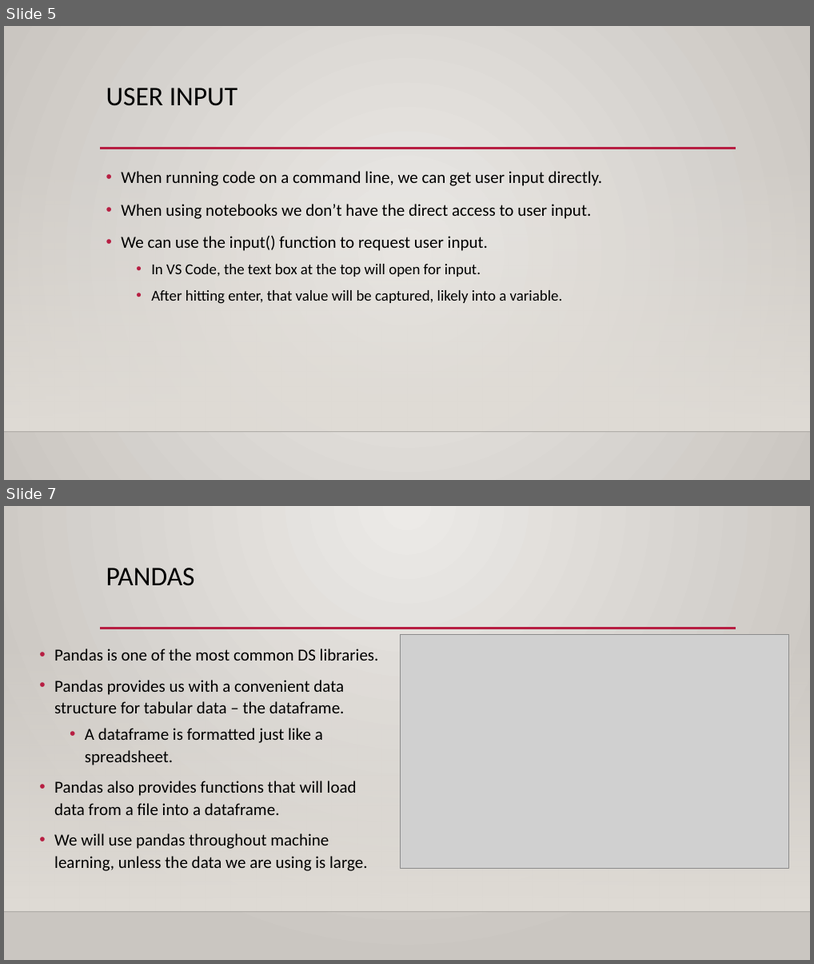
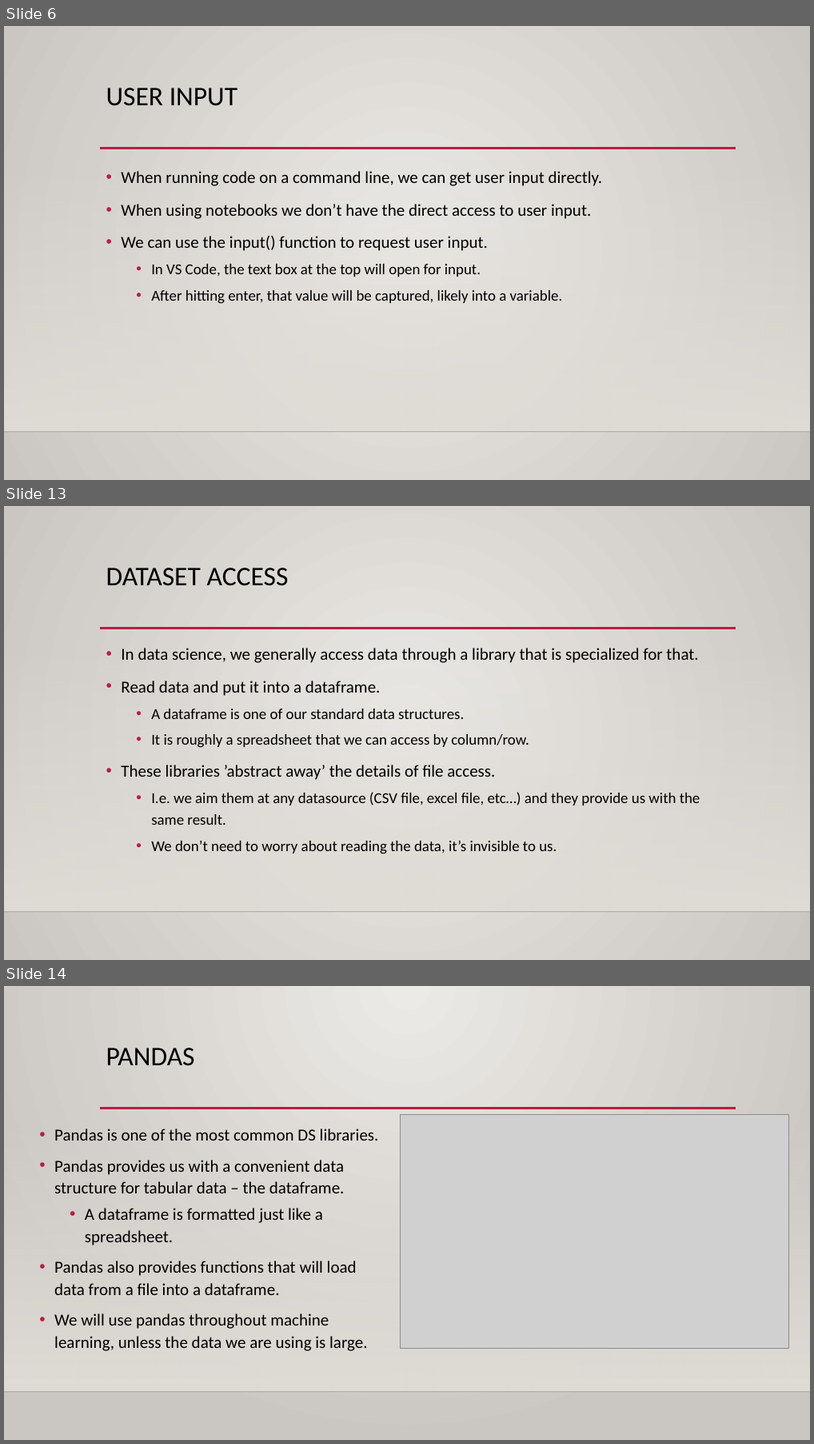
Before and after one commit to AkeemSemperDataScience/Programming_Basics_for_Machine_Learning_Students, a slide deck: reference_material/slides/005_file_access.pptx. Shown one above the other, each under a label of ours: slides 5 and 7 before the commit, slides 6, 13 and 14 after it; the slides between them are not shown. The pictures are 814x964 and 814x1444 pixels, drawn with LibreOffice and Linux fonts; fonts in the diff are those of the drawing; grey boxes stand for pictures; background and template pictures are left out. Boxes give left, top, right and bottom in pixels: in the first picture for what was removed or moved away, otherwise in the second. Text is boxed around its words. In the diff, an @@ line names an element or a change of style, - is before the commit and + after.

```diff
--- a/reference_material/slides/005_file_access.pptx
+++ b/reference_material/slides/005_file_access.pptx
@@ slide 13 added at (4,506,810,960), background gradient #ECEAE7 to #CAC7C1; not listed: 3 template elements that a slide beside it also shows @@
@@ title added at (106,568,289,586), 32 pt, text #000000 @@
+DATASET ACCESS
@@ text added at (121,648,701,854), 18 pt, text #000000 @@
+• In data science, we generally access data through a library that is specialized for that.
+• Read data and put it into a dataframe.
+  • A dataframe is one of our standard data structures.
+  • It is roughly a spreadsheet that we can access by column/row.
+• These libraries ’abstract away’ the details of file access.
+  • I.e. we aim them at any datasource (CSV file, excel file, etc…) and they provide us with the same result.
+  • We don’t need to worry about reading the data, it’s invisible to us.
@@ what was slide 5 is now slide 6 @@
@@ what was slide 7 is now slide 14 @@
```
Also in this commit, not shown: 4 slides changed, 8 other slides added, 12 other files.
